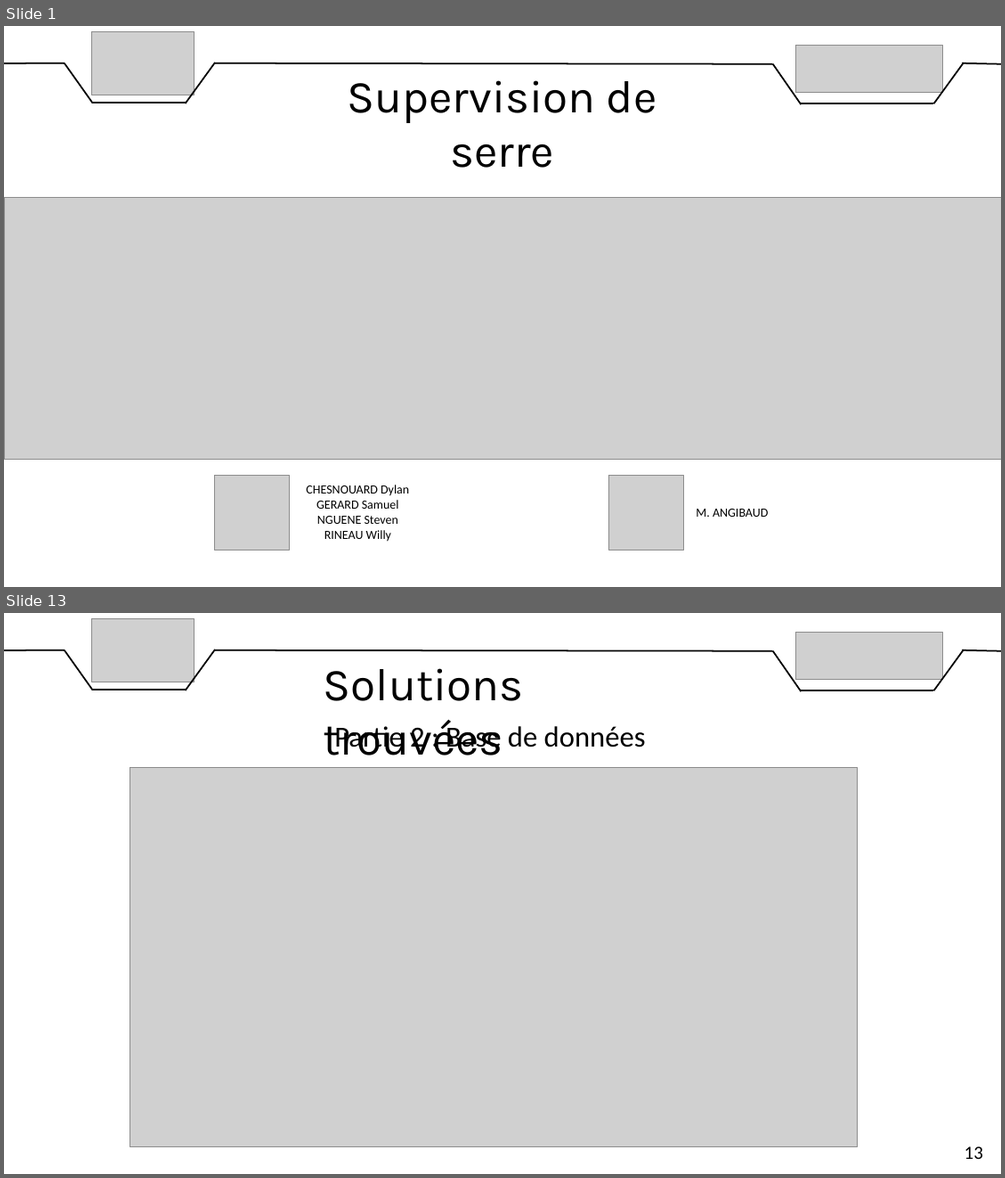
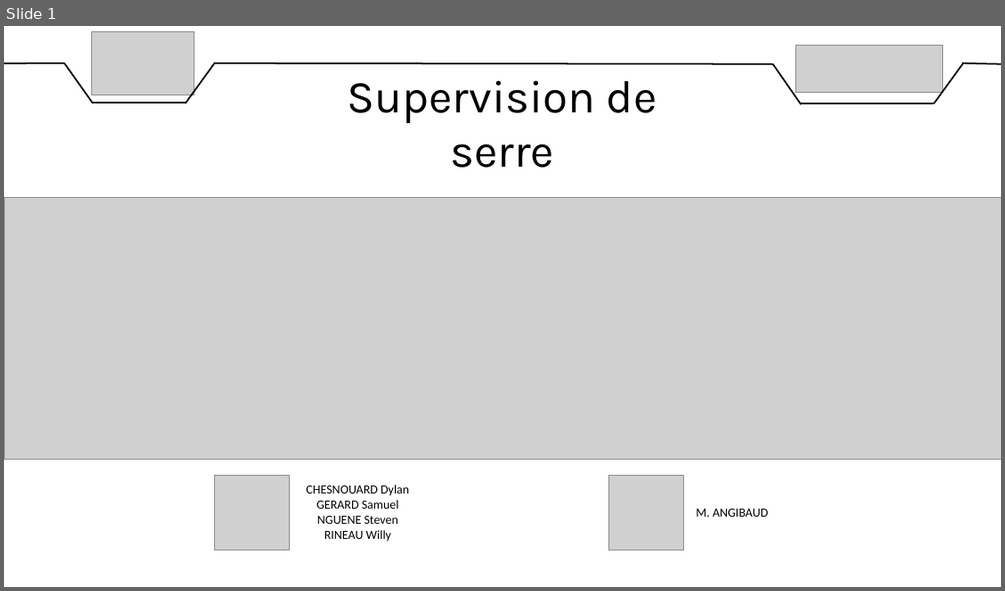
Before and after one commit to DylanChe/SupervisionSerre, a slide deck: oral_projet/revue_3/diaporama_revue_3_dylan.pptx. Shown one above the other, each under a label of ours: slides 1 and 13 before the commit, slide 1 after it; the slides between them are not shown. The pictures are 1005x1178 and 1005x591 pixels, drawn with LibreOffice and Linux fonts; fonts in the diff are those of the drawing; grey boxes stand for pictures. Boxes give left, top, right and bottom in pixels: in the first picture for what was removed or moved away, otherwise in the second. Text is boxed around its words. In the diff, an @@ line names an element or a change of style, - is before the commit and + after.

```diff
--- a/oral_projet/revue_3/diaporama_revue_3_dylan.pptx
+++ b/oral_projet/revue_3/diaporama_revue_3_dylan.pptx
@@ slide 13 removed at [4, 613, 1001, 1174], background #FFFFFF @@
@@ picture removed at [91, 618, 194, 682] @@
@@ picture removed at [796, 633, 943, 679] @@
@@ line removed from (4, 650) to (65, 650) @@
@@ line removed from (65, 650) to (92, 690) @@
@@ line removed from (215, 649) to (185, 690) @@
@@ line removed from (214, 650) to (773, 651) @@
@@ line removed from (773, 651) to (801, 691) @@
@@ line removed from (963, 649) to (933, 690) @@
@@ line removed from (962, 650) to (1001, 651) @@
@@ line removed from (92, 690) to (186, 690) @@
@@ text removed at [324, 668, 524, 755] @@
-Solutions trouvées
@@ line removed from (801, 690) to (933, 690) @@
@@ text removed at [334, 722, 646, 754] @@
-Partie 2 : Base de données
@@ picture removed at [129, 768, 858, 1147] @@
@@ text removed at [964, 1146, 983, 1159] @@
-13
```
Also in this commit, not shown: 5 slides changed, 6 other slides removed.
